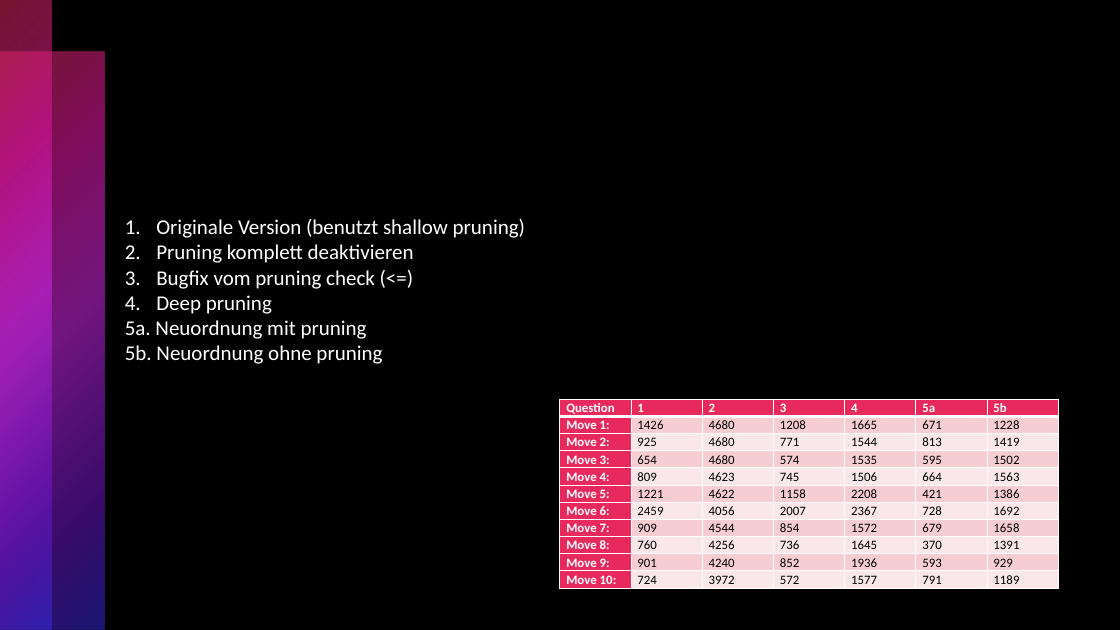
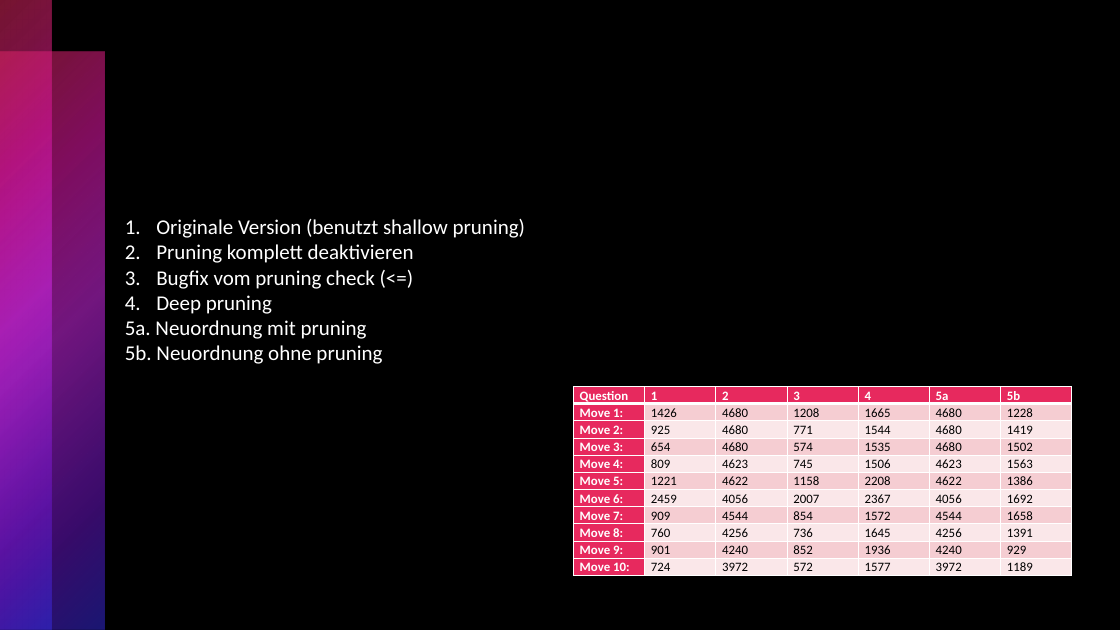
Before and after one commit to f-Hirschmann/ConnectFour-AI, a slide deck: slide 5 of doc/Präsentation.pptx. Drawn at 1120x630 pixels with LibreOffice and Linux fonts; fonts in the diff are those of the drawing. Boxes give left, top, right and bottom in pixels: in the first picture for what was removed or moved away, otherwise in the second. Text is boxed around its words. In the diff, an @@ line names an element or a change of style, - is before the commit and + after.

```diff
--- a/doc/Präsentation.pptx
+++ b/doc/Präsentation.pptx
@@ table at [574,386,1074,576] @@
-row 2, column 6: 671
+row 2, column 6: 4680
-row 3, column 6: 813
+row 3, column 6: 4680
-row 4, column 6: 595
+row 4, column 6: 4680
-row 5, column 6: 664
+row 5, column 6: 4623
-row 6, column 6: 421
+row 6, column 6: 4622
-row 7, column 6: 728
+row 7, column 6: 4056
-row 8, column 6: 679
+row 8, column 6: 4544
-row 9, column 6: 370
+row 9, column 6: 4256
-row 10, column 6: 593
+row 10, column 6: 4240
-row 11, column 6: 791
+row 11, column 6: 3972
@@ table: place and size @@
-table at [560,399,1060,588]
+table at [574,386,1074,576]
```
Also in this commit, not shown: 3 other slides changed.
